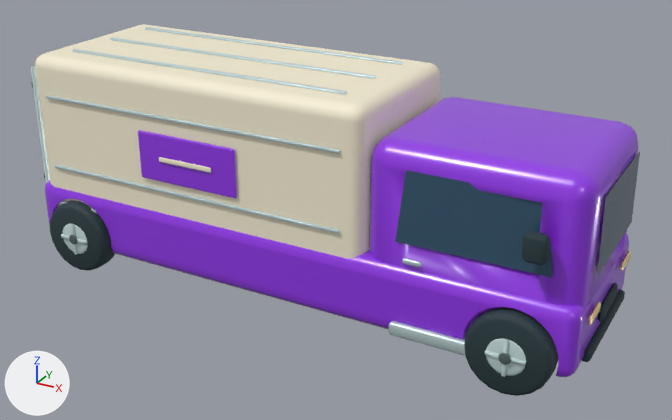
Renders of the glTF model public/models/delivery.glb from each side of a commit.
The view is the same before and after, from a 50 mm lens placed at (2.12, -3.67, 2.26), pointed at (0.1, 0.0, 0.43). Every picture has the same lights, and +X, +Y and +Z are marked at lower left. The first picture is the older version. Vertices at exactly the same position are counted once.

The first picture shows 'Opaque blue glass.008', 'Paint delivery', 'Rolling wheels.008', 'Tyre rubber.008', 'Warm white trim.008', 'Wheel hubs.008' and 1 more.
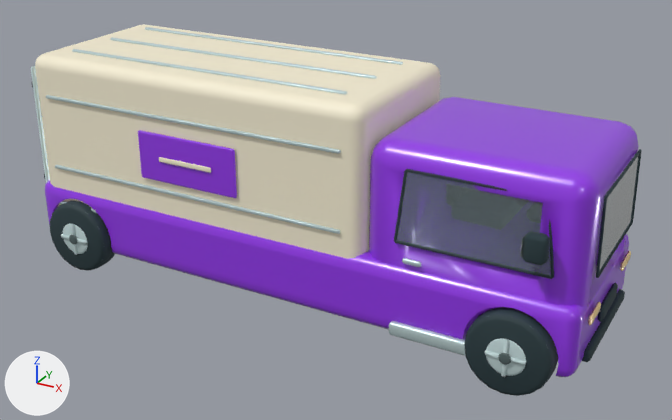
Where the change shows, as pixel boxes [x1, y1, x2, y2] in the pictures (672 x 420 px):
'Opaque blue glass.008', recoloured: [397, 154, 640, 276] in both
'Tyre rubber.008', reshaped: before [31, 82, 625, 362]; after [31, 82, 642, 362]
part 1 of me_cube_984, added: after [596, 198, 607, 277]
part 2 of me_cube_984, added: after [604, 149, 641, 198]
part 3 of me_cube_984, added: after [632, 151, 642, 222]
part 4 of me_cube_984, added: after [596, 222, 633, 278]
part 5 of me_cube_984, added: after [549, 220, 554, 278]
part 6 of me_cube_984, added: after [406, 169, 507, 191]
part 7 of me_cube_984, added: after [394, 170, 407, 242]
part 8 of me_cube_984, added: after [395, 241, 552, 279]

Edits to the bpy script that builds the scene:
```text
Add mat_automotive_glass:
    mat_automotive_glass = principled_material('Automotive glass')
    mat_automotive_glass.base_color = (0.552, 0.716, 0.761)  # pale blue #c4dce2
    mat_automotive_glass.roughness = 0.055
    mat_automotive_glass.ior = 1.48
    mat_automotive_glass.transmission_weight = 0.82
Change me_truck_swept_windshield:
    where me_truck_swept_windshield.from_pydata(...)  # 12 vertices, 6 faces; spans x 0.62..1.443, y -0.429..0.429, z 0.54..0.89
    remove me_truck_swept_windshield.materials.append(mat_opaque_blue_glass)  # dark blue #385a72
    add me_truck_swept_windshield.materials.append(mat_automotive_glass)  # pale blue #c4dce2
Change me_cube_984:
    used by ob_tyre_rubber_008; location = (0.0, 0.0, 0.0)
    remove me_cube_984.from_pydata(...)  # 448 vertices, 820 faces; spans x -1.49..1.46, y -0.52..0.52, z 0.12..0.98
    add me_cube_984.from_pydata(...)  # 736 vertices, 1348 faces; spans x -1.49..1.46, y -0.52..0.52, z 0.12..0.98
    me_cube_984 part 1: the loose piece of 24 vertices spanning x -1.27..1.27, y -0.43..-0.39, z 0.12..0.17 is copied, and the copy is multiplied about its middle by the matrix ((-0.002, 0.0, 0.133), (0.0, -0.133, 0.0), (0.133, 0.0, 0.002)), then moved by (1.44, 0.11, 0.57); it spans x 1.43..1.45, y -0.31..-0.29, z 0.54..0.88
    me_cube_984 part 2: the loose piece of 24 vertices spanning x -1.27..1.27, y -0.43..-0.39, z 0.12..0.17 is copied, and the copy is turned 90 degrees about the z axis through its middle and scaled by 0.236, then moved by (1.44, 0.41, 0.73); it spans x 1.43..1.44, y -0.3..0.3, z 0.87..0.89
    me_cube_984 part 3: the loose piece of 24 vertices spanning x -1.27..1.27, y 0.39..0.43, z 0.12..0.17 is copied, and the copy is turned 89 degrees about the y axis through its middle and scaled by 0.133, then moved by (1.44, -0.11, 0.57); it spans x 1.43..1.45, y 0.29..0.31, z 0.54..0.88
    me_cube_984 part 4: the loose piece of 24 vertices spanning x -1.27..1.27, y -0.43..-0.39, z 0.12..0.17 is copied, and the copy is turned 90 degrees about the z axis through its middle and scaled by 0.236, then moved by (1.44, 0.41, 0.4); it spans x 1.44..1.45, y -0.3..0.3, z 0.53..0.55
    me_cube_984 part 5: the loose piece of 24 vertices spanning x -1.27..1.27, y -0.43..-0.39, z 0.12..0.17 is copied, and the copy is multiplied about its middle by the matrix ((-0.02, -0.047, 0.116), (0.008, -0.118, -0.047), (0.125, 0.0, 0.021)), then moved by (1.27, -0.01, 0.58); it spans x 1.24..1.31, y -0.43..-0.4, z 0.56..0.88
    me_cube_984 part 6: the loose piece of 24 vertices spanning x -1.27..1.27, y -0.43..-0.39, z 0.12..0.17 is copied, and the copy is scaled about its middle by (-0.232, -0.369, 0.205), then moved by (0.96, -0.01, 0.74); it spans x 0.66..1.25, y -0.43..-0.4, z 0.87..0.9
    me_cube_984 part 7: the loose piece of 24 vertices spanning x -1.27..1.27, y -0.43..-0.39, z 0.12..0.17 is copied, and the copy is multiplied about its middle by the matrix ((-0.016, 0.0, -0.129), (0.0, -0.13, 0.0), (-0.129, 0.0, 0.016)), then moved by (0.64, -0.02, 0.58); it spans x 0.61..0.67, y -0.43..-0.42, z 0.56..0.89
    me_cube_984 part 8: the loose piece of 24 vertices spanning x -1.27..1.27, y -0.43..-0.39, z 0.12..0.17 is copied, and the copy is scaled about its middle by (-0.268, -0.369, 0.205), then moved by (0.96, -0.02, 0.42); it spans x 0.62..1.3, y -0.43..-0.42, z 0.55..0.57
    other edits to the shape of me_cube_984 do not show in these pictures
```
